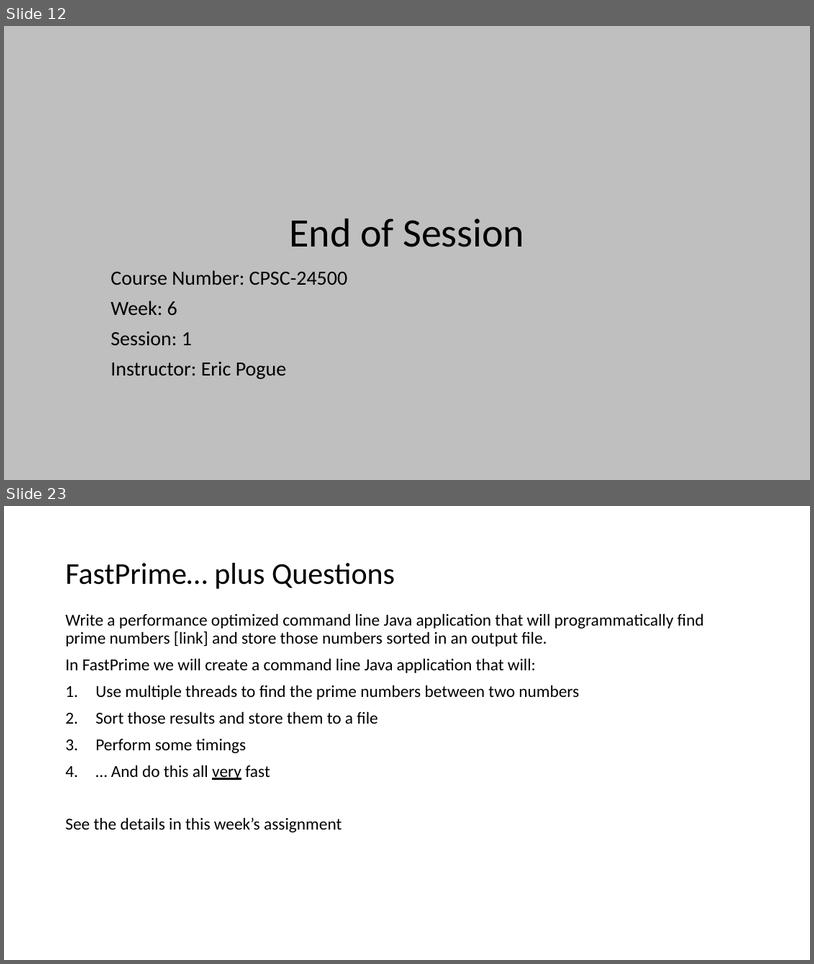
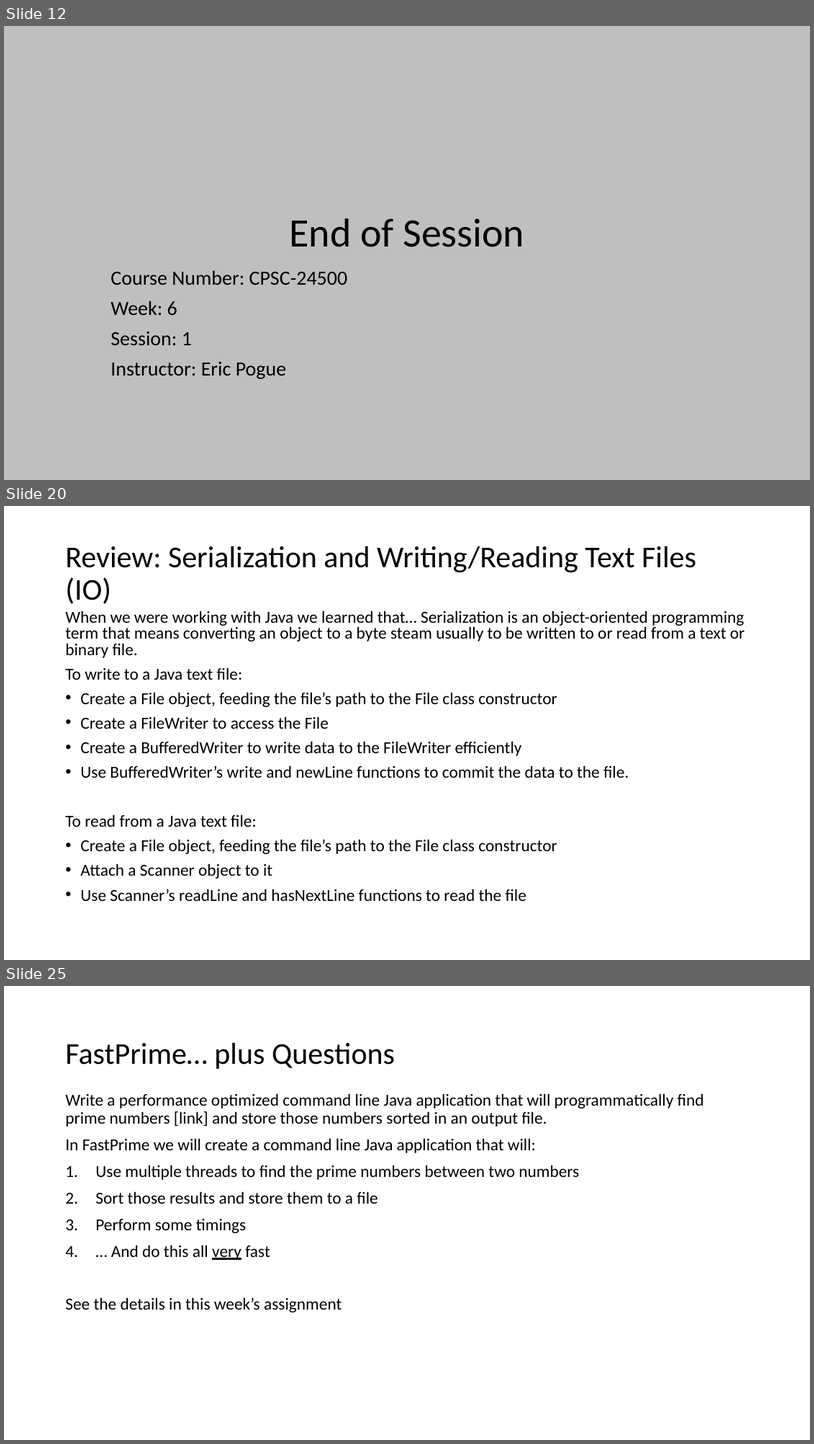
Before and after one commit to EricJPogue/www-epogue-info, a slide deck: CPSC-24500/Week06/2017SpringW06Slides.pptx. Shown one above the other, each under a label of ours: slides 12 and 23 before the commit, slides 12, 20 and 25 after it; the slides between them are not shown. The pictures are 814x964 and 814x1444 pixels, drawn with LibreOffice and Linux fonts; fonts in the diff are those of the drawing. Boxes give left, top, right and bottom in pixels: in the first picture for what was removed or moved away, otherwise in the second. Text is boxed around its words. In the diff, an @@ line names an element or a change of style, - is before the commit and + after.

```diff
--- a/CPSC-24500/Week06/2017SpringW06Slides.pptx
+++ b/CPSC-24500/Week06/2017SpringW06Slides.pptx
@@ slide 20 added at <box>4,506,810,960</box>, background #FFFFFF @@
@@ title added at <box>65,546,697,604</box>, 36 pt, text #000000 @@
+Review: Serialization and Writing/Reading Text Files (IO)
@@ text added at <box>65,610,745,901</box>, 20 pt, text #000000 @@
+When we were working with Java we learned that… Serialization is an object-oriented programming term that means converting an object to a byte steam usually to be written to or read from a text or binary file.
+To write to a Java text file:
+• Create a File object, feeding the file’s path to the File class constructor
+• Create a FileWriter to access the File
+• Create a BufferedWriter to write data to the FileWriter efficiently
+• Use BufferedWriter’s write and newLine functions to commit the data to the file.
+To read from a Java text file:
+• Create a File object, feeding the file’s path to the File class constructor
+• Attach a Scanner object to it
+• Use Scanner’s readLine and hasNextLine functions to read the file
@@ what was slide 23 is now slide 25 @@
```
Also in this commit, not shown: 4 slides changed, 7 other slides added, 7 slides removed, 2 other files.
